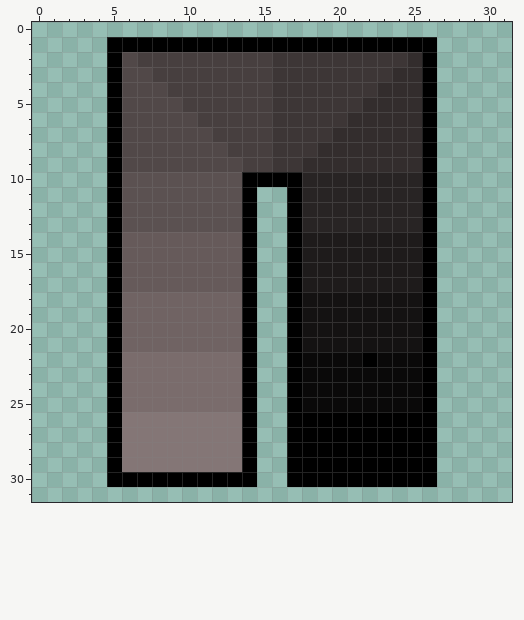
File history of a pixel-art sprite, src/res/test1.png. The picture above was drawn from the file before the commit.
The file is 32x32 pixels.
Once edited:
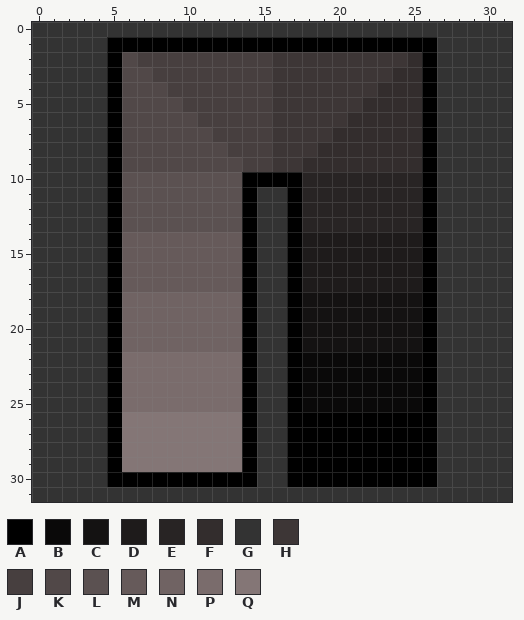
Palette (. is transparent): A #000000  B #0a0909  C #141212  D #1e1b1b  E #282424  F #332d2d  G #333333  H #3d3636  J #473f3f  K #514848  L #5b5151  M #665a5a  N #706363  P #7a6c6c  Q #847676
Edits made:
Changed rows in their new state; - is an unchanged pixel.
first column x 0:
 0 GGGGGGGGGGGGGGGGGGGGGGGGGGGGGGGG
 1 GGGGG----------------------GGGGG
 2 GGGGG----------------------GGGGG
 3 GGGGG----------------------GGGGG
 4 GGGGG----------------------GGGGG
 5 GGGGG----------------------GGGGG
 6 GGGGG----------------------GGGGG
 7 GGGGG----------------------GGGGG
 8 GGGGG----------------------GGGGG
 9 GGGGG----------------------GGGGG
10 GGGGG----------------------GGGGG
11 GGGGG----------GG----------GGGGG
12 GGGGG----------GG----------GGGGG
13 GGGGG----------GG----------GGGGG
14 GGGGG----------GG----------GGGGG
15 GGGGG----------GG----------GGGGG
16 GGGGG----------GG----------GGGGG
17 GGGGG----------GG----------GGGGG
18 GGGGG----------GG----------GGGGG
19 GGGGG----------GG----------GGGGG
20 GGGGG----------GG----------GGGGG
21 GGGGG----------GG----------GGGGG
22 GGGGG----------GG-----B----GGGGG
23 GGGGG----------GG----------GGGGG
24 GGGGG----------GG----------GGGGG
25 GGGGG----------GG----------GGGGG
26 GGGGG----------GG----------GGGGG
27 GGGGG----------GG----------GGGGG
28 GGGGG----------GG----------GGGGG
29 GGGGG----------GG----------GGGGG
30 GGGGG----------GG----------GGGGG
31 GGGGGGGGGGGGGGGGGGGGGGGGGGGGGGGG
Pixel boxes of the changes (left, top, right, bottom) in both pictures:
changed: (32, 22, 512, 502)
